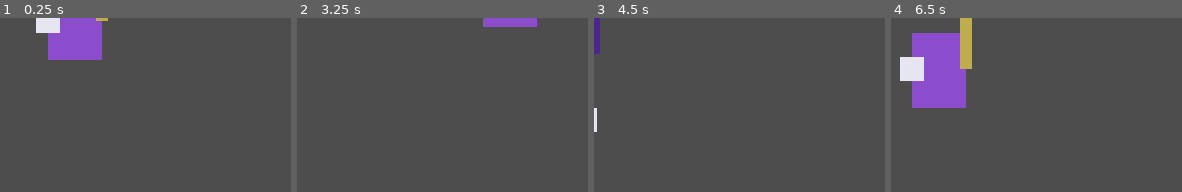
Above: before the commit, frames 1-4 (left to right).
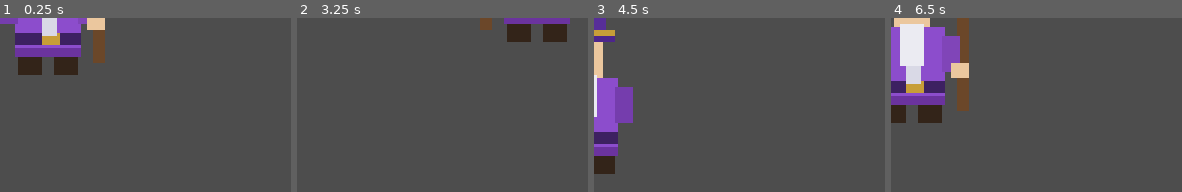
Above: after the commit, the same moments.

Repository: hyperdrive/dragonheart
Game: Godot game, scene res://scenes/objects/Wizard.tscn
Two runs of this game, one before a commit and one after it. Both use one fixed random seed, a clock stepped at 60 frames per second and the inputs below. This scene is started directly instead of the project's main scene.
Inputs:
- Up to frame 1 (0.25 s): no input
- Up to frame 2 (3.25 s): hold D (move_right) 0.53-1.28 s; hold E (eat) 0.53-1.28 s; tap Enter at 1.25, 2.75 s; hold S (move_down) 1.28-2.03 s; tap Space (fire) at 1.35, 2 s; hold D (move_right) 2.03-2.78 s; tap Q (fly) at 2.1 s; hold W (move_up) from 2.78 s (still down); tap 1 at 2.85 s
- Up to frame 3 (4.5 s): release W (move_up) at 3.53 s; hold A (move_left) from 3.53 s (still down); tap 2 at 3.6 s; tap 3 at 4.35 s
- Up to frame 4 (6.5 s): tap Space (fire) at 5 s; release A (move_left) at 5.03 s; hold S (move_down) 5.03-5.78 s; tap 4 at 5.1 s; tap Enter at 5.75 s; hold D (move_right) from 5.78 s (still down); tap 5 at 5.85 s

The runs differ from the first frame. In frame 1, 7.8% of the frame differs, in the area x 0-38%, y 0-33%; in frame 2, 3.0%; in frame 3, 6.7%; in frame 4, 11%, in the area x 0-28%, y 0-61%.

Commit message:
feat: detailed wizard visuals — pointy hat, staff, white beard
- Stepped pointy hat with gold band and star
- Gnarled staff with glowing orb + glow halo, gripping hand
- White beard (two rects), robe trim/belt/buckle/sleeves, boots
- Verified headless (boot clean)

Diff:
--- a/scenes/objects/Wizard.tscn
+++ b/scenes/objects/Wizard.tscn
@@ -11,29 +11,125 @@
 [node name="Sprite" type="Node2D" parent="."]
 position = Vector2(0, -5)
 
+[node name="StaffGlow" type="ColorRect" parent="Sprite"]
+position = Vector2(11, -29)
+size = Vector2(12, 12)
+color = Color(0.5, 0.85, 1, 0.22)
+
+[node name="StaffShaft" type="ColorRect" parent="Sprite"]
+position = Vector2(15, -18)
+size = Vector2(4, 44)
+color = Color(0.42, 0.28, 0.16, 1)
+
+[node name="StaffTop" type="ColorRect" parent="Sprite"]
+position = Vector2(13, -21)
+size = Vector2(8, 5)
+color = Color(0.34, 0.22, 0.12, 1)
+
+[node name="Orb" type="ColorRect" parent="Sprite"]
+position = Vector2(14, -27)
+size = Vector2(6, 6)
+color = Color(0.5, 0.85, 1, 1)
+
 [node name="Body" type="ColorRect" parent="Sprite"]
-size = Vector2(18, 25)
+position = Vector2(-11, -2)
+size = Vector2(22, 26)
 color = Color(0.55, 0.3, 0.8, 1)
 
-[node name="Hat" type="ColorRect" parent="Sprite"]
-position = Vector2(-5, -28)
-size = Vector2(10, 18)
+[node name="RobeTrim" type="ColorRect" parent="Sprite"]
+position = Vector2(-11, 21)
+size = Vector2(22, 3)
+color = Color(0.42, 0.2, 0.62, 1)
+
+[node name="Belt" type="ColorRect" parent="Sprite"]
+position = Vector2(-11, 16)
+size = Vector2(22, 4)
+color = Color(0.24, 0.13, 0.38, 1)
+
+[node name="BeltBuckle" type="ColorRect" parent="Sprite"]
+position = Vector2(-2, 16)
+size = Vector2(6, 4)
+color = Color(0.78, 0.62, 0.22, 1)
+
+[node name="SleeveBack" type="ColorRect" parent="Sprite"]
+position = Vector2(-16, 1)
+size = Vector2(6, 12)
+color = Color(0.46, 0.24, 0.68, 1)
+
+[node name="SleeveFront" type="ColorRect" parent="Sprite"]
+position = Vector2(10, 1)
+size = Vector2(6, 12)
+color = Color(0.5, 0.27, 0.72, 1)
+
+[node name="Hand" type="ColorRect" parent="Sprite"]
+position = Vector2(13, 10)
+size = Vector2(6, 5)
+color = Color(0.92, 0.78, 0.62, 1)
+
+[node name="BootL" type="ColorRect" parent="Sprite"]
+position = Vector2(-10, 24)
+size = Vector2(8, 6)
+color = Color(0.2, 0.14, 0.1, 1)
+
+[node name="BootR" type="ColorRect" parent="Sprite"]
+position = Vector2(2, 24)
+size = Vector2(8, 6)
+color = Color(0.2, 0.14, 0.1, 1)
+
+[node name="Head" type="ColorRect" parent="Sprite"]
+position = Vector2(-6, -14)
+size = Vector2(12, 12)
+color = Color(0.92, 0.78, 0.62, 1)
+
+[node name="Eyes" type="ColorRect" parent="Sprite"]
+position = Vector2(-3, -10)
+size = Vector2(7, 2)
+color = Color(0.15, 0.12, 0.1, 1)
+
+[node name="Beard" type="ColorRect" parent="Sprite"]
+position = Vector2(-4, -3)
+size = Vector2(8, 14)
+color = Color(0.92, 0.92, 0.95, 1)
+
+[node name="BeardTip" type="ColorRect" parent="Sprite"]
+position = Vector2(-2.5, 11)
+size = Vector2(5, 6)
+color = Color(0.85, 0.85, 0.9, 1)
+
+[node name="HatBrim" type="ColorRect" parent="Sprite"]
+position = Vector2(-10, -18)
+size = Vector2(20, 4)
 color = Color(0.3, 0.15, 0.55, 1)
 
-[node name="Beard" type="ColorRect" parent="Sprite"]
-position = Vector2(-4, 8)
-size = Vector2(8, 8)
-color = Color(0.9, 0.9, 0.95, 1)
+[node name="HatBand" type="ColorRect" parent="Sprite"]
+position = Vector2(-10, -18)
+size = Vector2(20, 2)
+color = Color(0.78, 0.62, 0.22, 1)
 
-[node name="Staff" type="ColorRect" parent="Sprite"]
-position = Vector2(16, -14)
-size = Vector2(4, 26)
-color = Color(0.75, 0.68, 0.3, 1)
+[node name="HatCone1" type="ColorRect" parent="Sprite"]
+position = Vector2(-7, -22)
+size = Vector2(14, 4)
+color = Color(0.34, 0.18, 0.6, 1)
 
-[node name="Orb" type="ColorRect" parent="Sprite"]
-position = Vector2(15, -20)
-size = Vector2(6, 6)
-color = Color(0.5, 0.85, 1, 1)
+[node name="HatCone2" type="ColorRect" parent="Sprite"]
+position = Vector2(-5, -26)
+size = Vector2(10, 4)
+color = Color(0.3, 0.15, 0.55, 1)
+
+[node name="HatCone3" type="ColorRect" parent="Sprite"]
+position = Vector2(-3, -30)
+size = Vector2(6, 4)
+color = Color(0.34, 0.18, 0.6, 1)
+
+[node name="HatTip" type="ColorRect" parent="Sprite"]
+position = Vector2(-1.5, -34)
+size = Vector2(3, 4)
+color = Color(0.3, 0.15, 0.55, 1)
+
+[node name="HatStar" type="ColorRect" parent="Sprite"]
+position = Vector2(-2, -25)
+size = Vector2(2, 2)
+color = Color(0.9, 0.8, 0.35, 1)
 
 [node name="MainCollision" type="CollisionShape2D" parent="."]
 shape = ExtResource("2_wiz")
